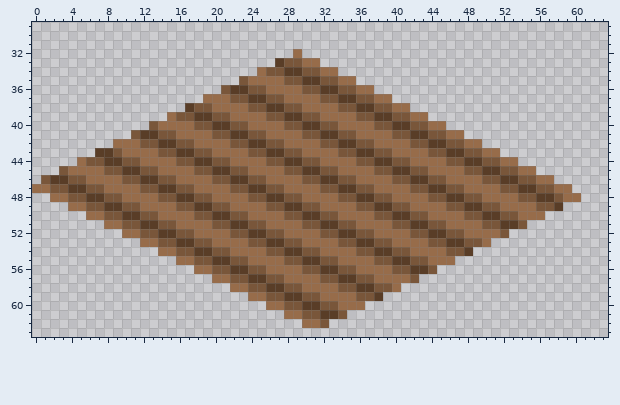
A pixel-art sprite gets an edit: textures/tiles/png/farm.png. The picture above is the old version.
The file is 64x64 pixels. Colours within 5 levels of each other are drawn and written as one. Shown: x 0..63, y 29..63.
After the commit:
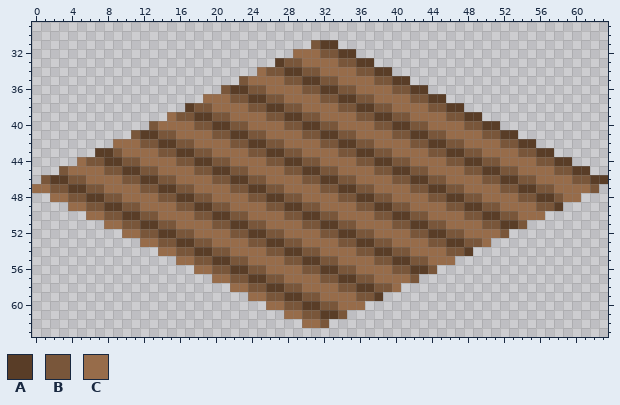
Palette (. is transparent): A #593d27  B #79563a  C #976c4a
From old to new:
@@ x 28..63 @@
 30 ....................................
-31 ....................................
-32 .C..................................
-33 BBCC................................
-34 AABBCC..............................
-35 BBAABBCC............................
-36 CCBBAABBCC..........................
-37 CCCCBBAABBCC........................
-38 BBCCCCBBAABBCC......................
-39 AABBCCCCBBAABBCC....................
-40 BBAABBCCCCBBAABBCC..................
-41 CCBBAABBCCCCBBAABBCC................
-42 CCCCBBAABBCCCCBBAABBCC..............
-43 BBCCCCBBAABBCCCCBBAABBCC............
-44 AABBCCCCBBAABBCCCCBBAABBCC..........
-45 BBAABBCCCCBBAABBCCCCBBAABBCC........
-46 CCBBAABBCCCCBBAABBCCCCBBAABBCC......
-47 CCCCBBAABBCCCCBBAABBCCCCBBAABBCC....
+31 ...BAA..............................
+32 .CCCBBAA............................
+33 BBCCCCBBAA..........................
+34 AABBCCCCBBAA........................
+35 BBAABBCCCCBBAA......................
+36 CCBBAABBCCCCBBAA....................
+37 CCCCBBAABBCCCCBBAA..................
+38 BBCCCCBBAABBCCCCBBAA................
+39 AABBCCCCBBAABBCCCCBBAA..............
+40 BBAABBCCCCBBAABBCCCCBBAA............
+41 CCBBAABBCCCCBBAABBCCCCBBAA..........
+42 CCCCBBAABBCCCCBBAABBCCCCBBAA........
+43 BBCCCCBBAABBCCCCBBAABBCCCCBBAA......
+44 AABBCCCCBBAABBCCCCBBAABBCCCCBBAA....
+45 BBAABBCCCCBBAABBCCCCBBAABBCCCCBBAA..
+46 CCBBAABBCCCCBBAABBCCCCBBAABBCCCCBBAA
+47 CCCCBBAABBCCCCBBAABBCCCCBBAABBCCCCB.
 48 BBCCCCBBAABBCCCCBBAABBCCCCBBAABCC...
